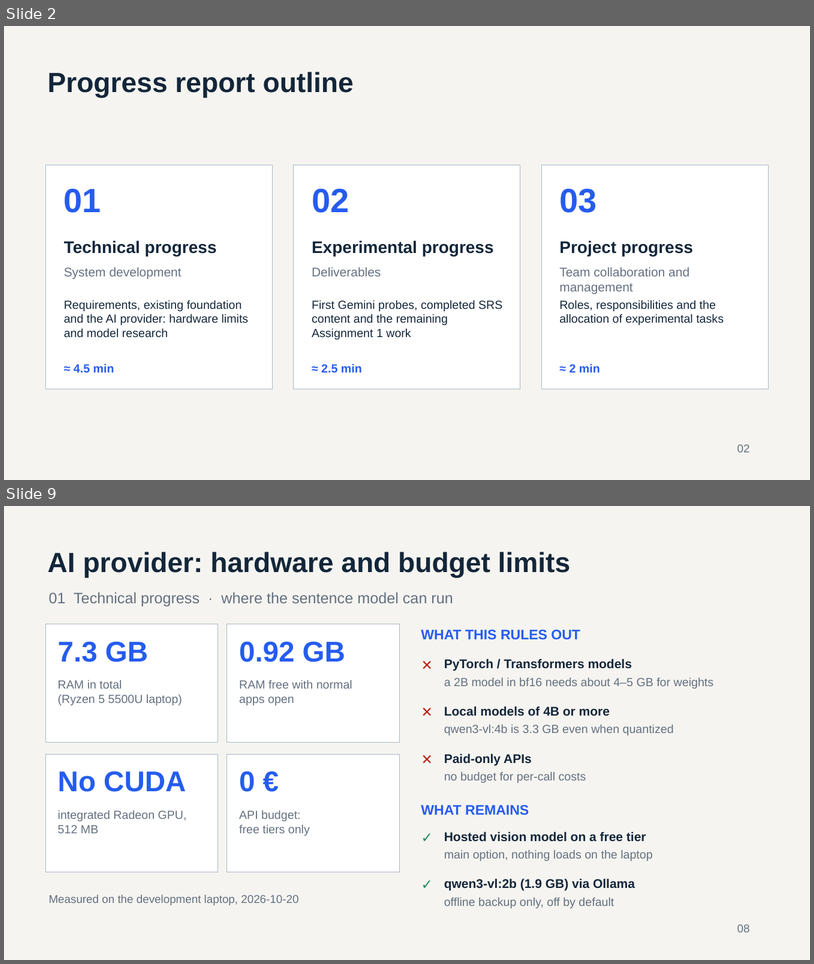
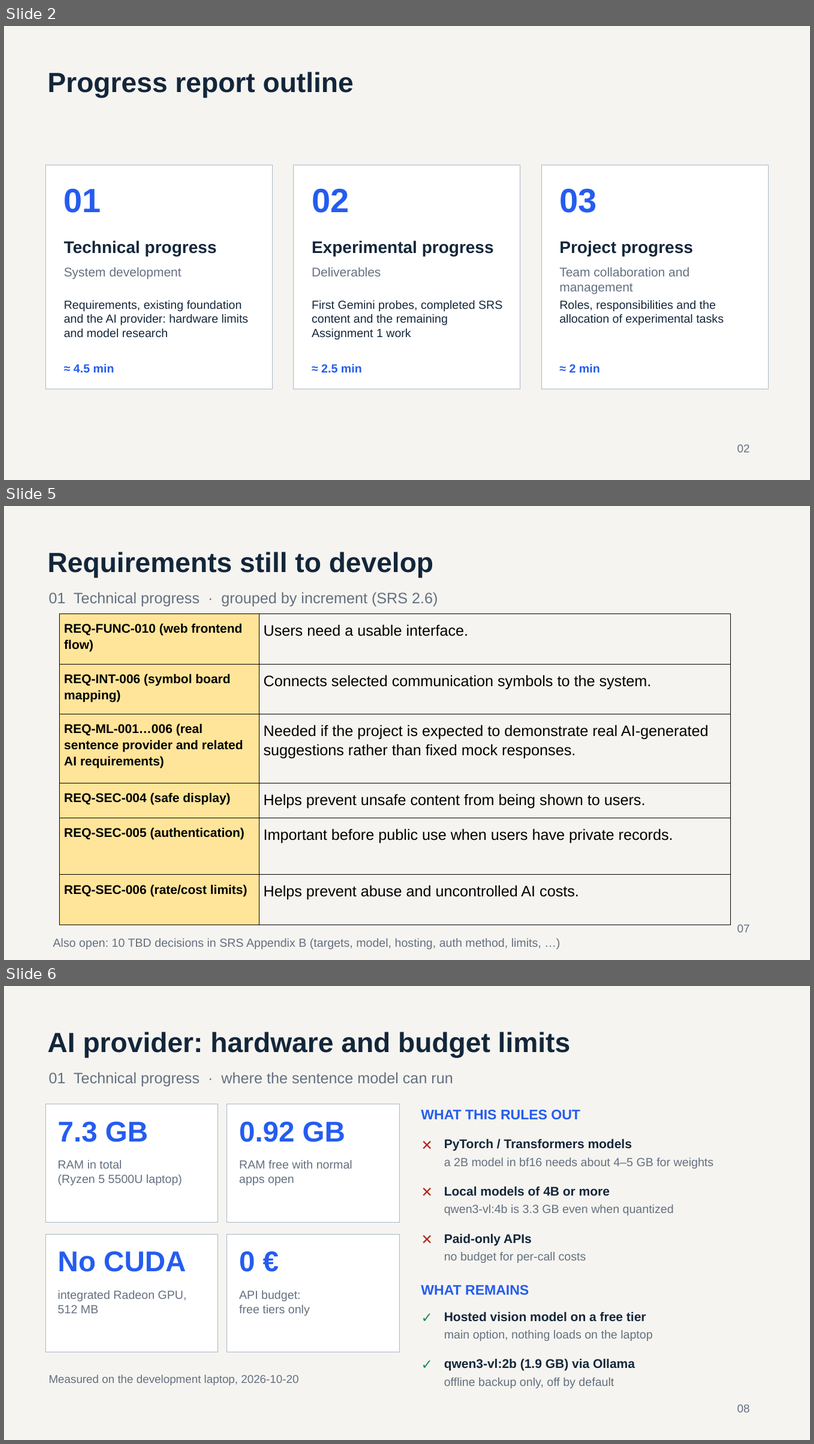
Before and after one commit to bhsei/26B, a slide deck: weekly-reports/W06/Weekly_Report_W06.pptx. Shown one above the other, each under a label of ours: slides 2 and 9 before the commit, slides 2, 5 and 6 after it; the slides between them are not shown. The pictures are 814x964 and 814x1444 pixels, drawn with LibreOffice and Linux fonts; fonts in the diff are those of the drawing. Boxes give left, top, right and bottom in pixels: in the first picture for what was removed or moved away, otherwise in the second. Text is boxed around its words. In the diff, an @@ line names an element or a change of style, - is before the commit and + after.

Commit message:
W9 - Weekly report W06; final presented version with the backend review, frontend and next-week slides from the team

```diff
--- a/weekly-reports/W06/Weekly_Report_W06.pptx
+++ b/weekly-reports/W06/Weekly_Report_W06.pptx
@@ slide 5 added at [4,506,810,960], background #F5F4F0 @@
@@ text added at [48,552,434,578], 33 pt, text #13263A, bold @@
+Requirements still to develop
@@ text added at [49,592,438,606], 18 pt, text #647080 @@
+01 Technical progress · grouped by increment (SRS 2.6)
@@ table added at [60,613,731,902], 6 rows, 2 columns @@
+REQ-FUNC-010 (web frontend flow) | Users need a usable interface.
+REQ-INT-006 (symbol board mapping) | Connects selected communication symbols to the system.
+REQ-ML-001…006 (real sentence provider and related AI requirements) | Needed if the project is expected to demonstrate real AI-generated suggestions rather than fixed mock responses.
+REQ-SEC-004 (safe display) | Helps prevent unsafe content from being shown to users.
+REQ-SEC-005 (authentication) | Important before public use when users have private records.
+REQ-SEC-006 (rate/cost limits) | Helps prevent abuse and uncontrolled AI costs.
@@ text added at [738,924,750,932], 13.5 pt, text #647080 @@
+07
@@ text added at [53,938,542,949], 14 pt, text #647080 @@
+Also open: 10 TBD decisions in SRS Appendix B (targets, model, hosting, auth method, limits, …)
@@ what was slide 9 is now slide 6 @@
```
Also in this commit, not shown: 1 slide changed, 7 other slides added, 8 slides removed.
